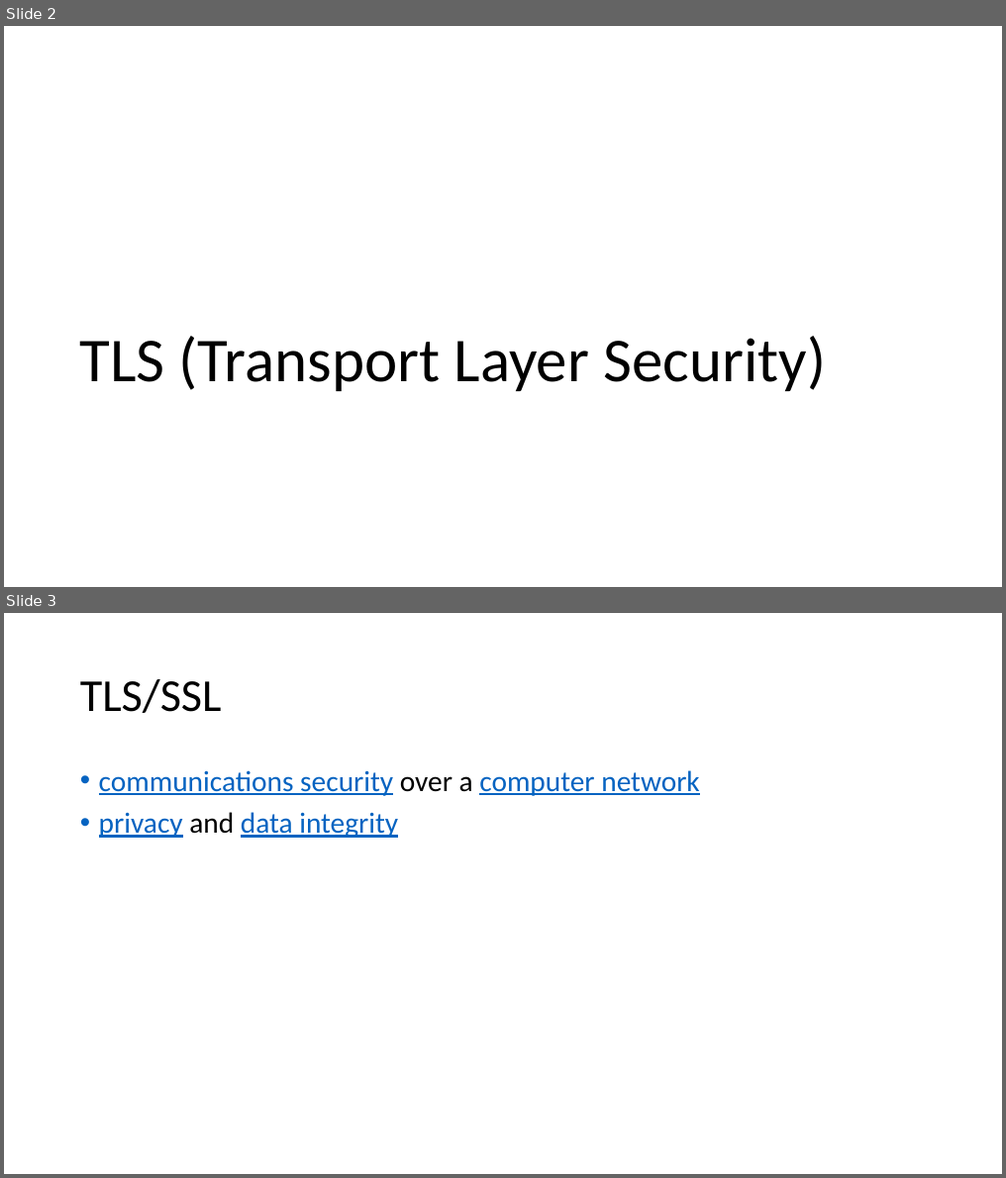
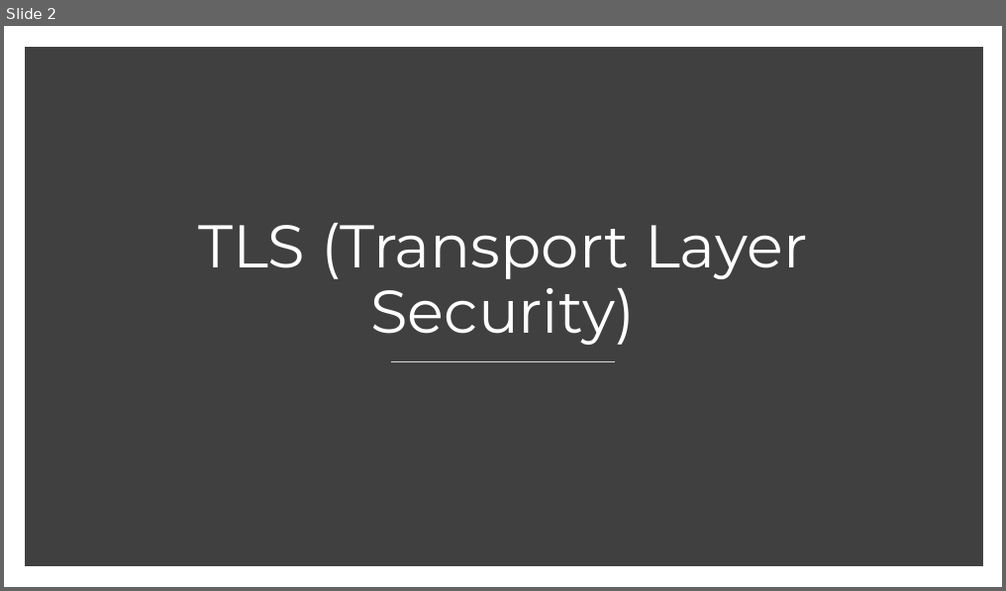
Before and after one commit to oskop123/Trading_Bot, a slide deck: presentation/JPWP.pptx. Shown one above the other, each under a label of ours: slides 2 and 3 before the commit, slide 2 after it. The pictures are 1006x1178 and 1006x591 pixels, drawn with LibreOffice and Linux fonts; fonts in the diff are those of the drawing. Boxes give left, top, right and bottom in pixels: in the first picture for what was removed or moved away, otherwise in the second. Text is boxed around its words. In the diff, an @@ line names an element or a change of style, - is before the commit and + after.

```diff
--- a/presentation/JPWP.pptx
+++ b/presentation/JPWP.pptx
@@ slide 3 removed at (x1=4, y1=613, x2=1002, y2=1174), background #FFFFFF @@
@@ title removed at (x1=80, y1=679, x2=222, y2=713) @@
-TLS/SSL
@@ text removed at (x1=99, y1=770, x2=699, y2=838) @@
-• communications security over a computer network
-• privacy and data integrity
@@ slide 2 changed as well @@
@@ rectangle added at (x1=30, y1=52, x2=978, y2=562), fill #404040, outline #404040 10 pt @@
@@ title "TLS (Transport Layer Security)" moved from (x1=79, y1=336, x2=826, y2=391) to (x1=198, y1=223, x2=807, y2=345) @@
@@ title "TLS (Transport Layer Security)" at (x1=198, y1=223, x2=807, y2=345): size 60 to 58 pt, font Calibri to Montserrat, text colour #000000 to #FFFFFF; alignment left to centre @@
@@ line added from (391, 363) to (616, 363), #D9D9D9 1 pt @@
```
Also in this commit, not shown: 13 other slides changed, 7 slides added, 5 other slides removed.
